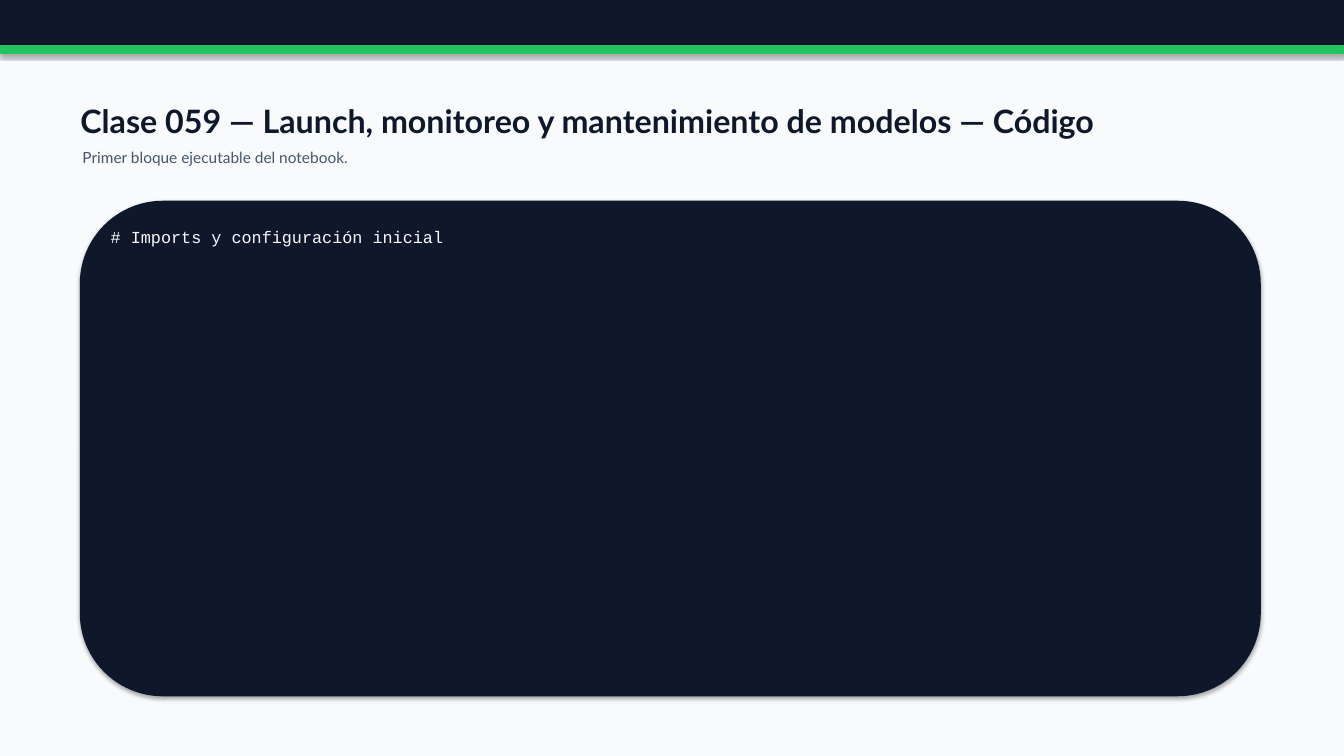
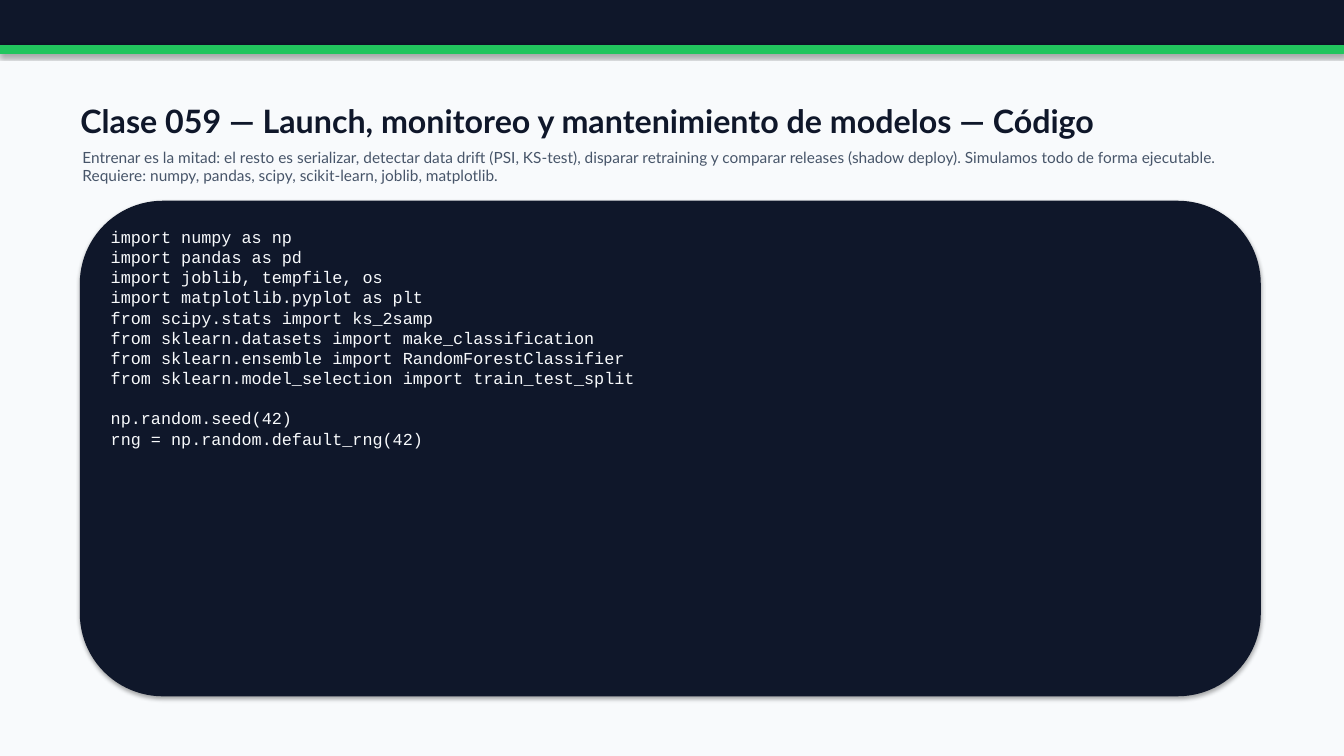
Before and after one commit to vladimiracunadev-create/python-data-science-bootcamp, a slide deck: slide 54 of docs/presentaciones/parts/parte-1-machine-learning-clasico-completa.pptx. Drawn at 1344x756 pixels with LibreOffice and Linux fonts; fonts in the diff are those of the drawing. Boxes give left, top, right and bottom in pixels: in the first picture for what was removed or moved away, otherwise in the second. Text is boxed around its words. In the diff, an @@ line names an element or a change of style, - is before the commit and + after.

```diff
--- a/docs/presentaciones/parts/parte-1-machine-learning-clasico-completa.pptx
+++ b/docs/presentaciones/parts/parte-1-machine-learning-clasico-completa.pptx
@@ text at box(82, 151, 1215, 184): text changed @@
-Primer bloque ejecutable del notebook.
+Entrenar es la mitad: el resto es serializar, detectar data drift (PSI, KS-test), disparar retraining y comparar releases (shadow deploy). Simulamos todo de forma ejecutable. Requiere: numpy, pandas, scipy, scikit-learn, joblib, matplotlib.
@@ text at box(111, 231, 634, 449): text changed @@
-# Imports y configuración inicial
+import numpy as np
+import pandas as pd
+import joblib, tempfile, os
+import matplotlib.pyplot as plt
+from scipy.stats import ks_2samp
+from sklearn.datasets import make_classification
+from sklearn.ensemble import RandomForestClassifier
+from sklearn.model_selection import train_test_split
+np.random.seed(42)
+rng = np.random.default_rng(42)
```
Also in this commit, not shown: 42 other slides changed, 19 other files.
